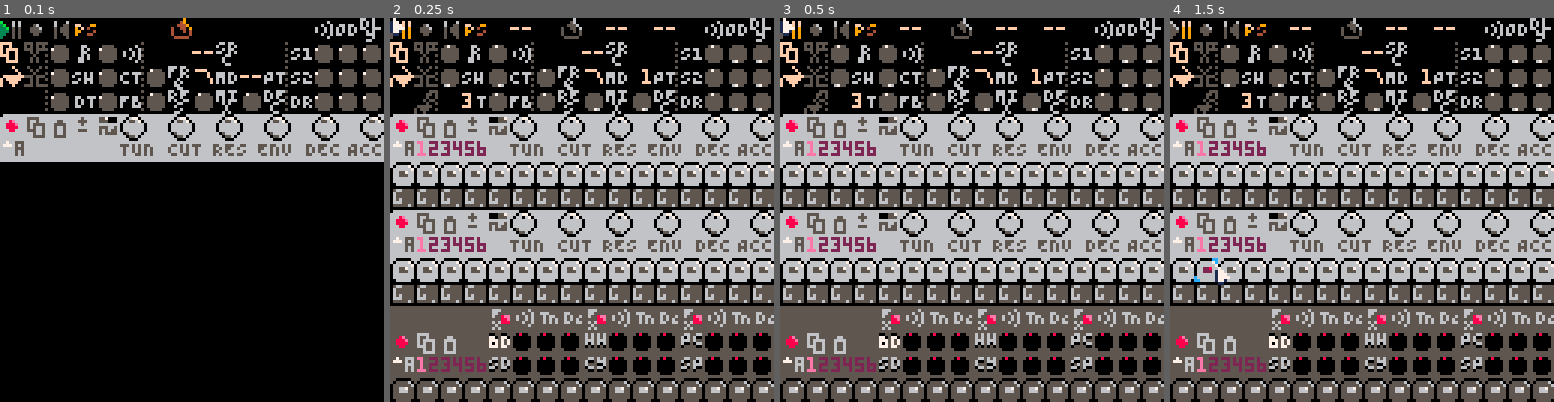
Above: before the commit, frames 1-4 (left to right).
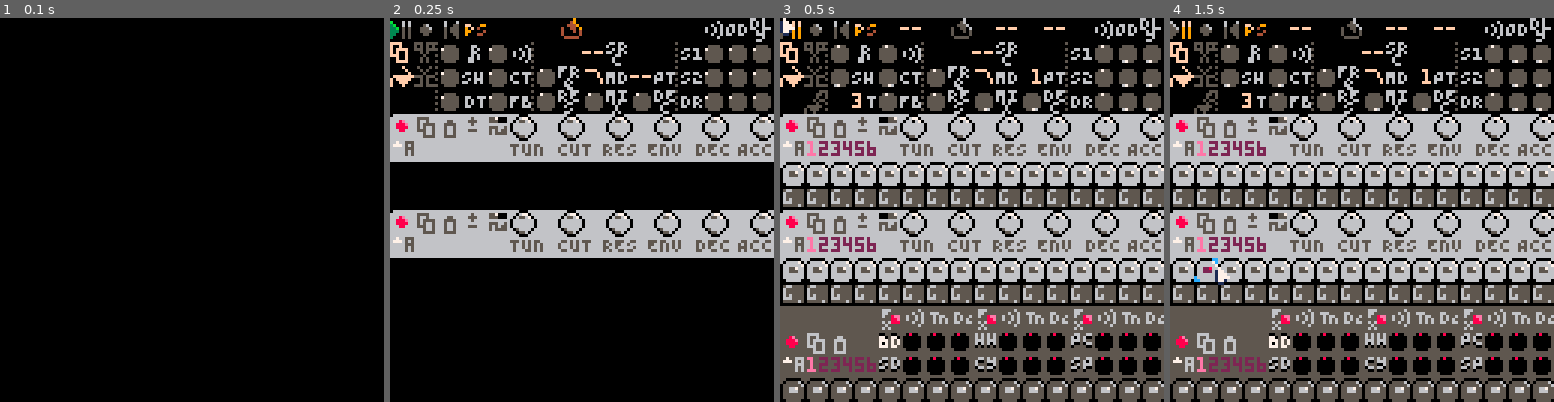
Above: after the commit, the same moments.

Repository: luchak/rp8
Game: PICO-8 cartridge pb-0x.p8
Two runs of this game, one before a commit and one after it. Both use one fixed random seed, a clock stepped at 60 frames per second and the inputs below.
Inputs (mouse positions are in pixels of both pictures, inside the frame that each line leads up to):
- Up to frame 1 (0.1 s): no input
- Up to frame 2 (0.25 s): no input
- Up to frame 3 (0.5 s): tap X (X key) at 0.33 s
- Up to frame 4 (1.5 s): click (1450, 121) at 0.67 s; tap O (Z key) at 0.7 s; tap X (X key) at 1.07 s; click (1216, 267) at 1.22 s

The runs differ from the first frame. In frame 1, 19% of the frame differs, in the area x 0-100%, y 0-38%; in frame 2, 40%, in the area x 0-100%, y 0-100%; in frame 3, nothing differs; in frame 4, nothing differs.

Commit message:
More golfing and script conversion

Diff:
--- a/pb-0x.p8
+++ b/pb-0x.p8
@@ -1356,46 +1356,51 @@
 204)
 
 (foreach (' (
-  "16,8,1,tempo",
-  "32,8,3,level",
-  "32,16,6,compressor threshold",
-  "16,16,2,shuffle",
-  "32,24,5,delay feedback",
-  "48,16,57,filter cutoff",
-  "48,24,58,filter resonance",
-  "64,24,59,filter wet/dry",
-  "80,24,61,filter env decay",
+  (16 8 1 tempo)
+  (32 8 3 level)
+  (32 16 6 "compressor threshold")
+  (16 16 2 shuffle)
+  (32 24 5 "delay feedback")
+  (48 16 57 "filter cutoff")
+  (48 24 58 "filter resonance")
+  (64 24 59 "filter wet/dry")
+  (80 24 61 "filter env decay")
  )) (fn (s) (
-  (hdial (unpack_split $s))
+  (hdial (unpack $s))
  ))
 )
+(let get_set_filt_pat (pack (state_make_get_set_param 60)))
+(add_ui (merge
+ (number_new 80 16 2 "filter pattern" (@ $get_set_filt_pat 1)
+  (fn (s b)
+   ((@ $get_set_filt_pat 2) $s (mid 1 (+ ((@ $get_set_filt_pat 1) $s) $b) (len $svf_pats)))
+  )
+ )
+ (' {drag_amt=0.02})
+))
+(let dts (pack))
+(foreach (' ("" t d)) (fn (suffix) (
+ (for 1 16 (fn (dt) (
+  (if (eq $suffix d) (let dt (+ $dt -1)))
+  (add $dts (cat (cat $dt $suffix) ",0,15"))
+ )))
+)))
+(add_ui (merge
+ (spin_btn_new 16 24 $dts "delay time" (state_make_get_set_param 4))
+ (' {w=3})
+))
+(add_ui (merge
+ (toggle_new 64 16 234 235 "filter lp/bp" (state_make_get_set_param_bool 56 0))
+ (' {click_act=false,drag_amt=0.01})
+))
+(add_ui (spin_btn_new
+ 64 8 (' ("--,0,15" "MA,0,15" "S1,0,15" "S2,0,15" "DR,0,15")) "filter source"
+ (state_make_get_set_param 56 1)
+))
+
+
+(map 0 0 0 0 16 4)
 ))]](add_ui,song_only,hdial)
-
- local get_filt_pat,set_filt_pat=state_make_get_set_param(60)
- local filt_pat_ctl=number_new(80,16,2,'filter pattern',get_filt_pat,function(state,b)
-   set_filt_pat(state,mid(1,get_filt_pat(state)+b,#svf_pats))
-  end)
- filt_pat_ctl.drag_amt=0.02
- add_ui(filt_pat_ctl)
-
- local dts={}
- for suffix in all(split(',t,d')) do
-  for dt in all(split('1,2,3,4,5,6,7,8,9,10,11,12,13,14,15,16')) do
-   if (suffix=='d') dt-=1
-   add(dts,dt..suffix..',0,15')
-  end
- end
- local dt_btn=spin_btn_new(16,24,dts,'delay time',state_make_get_set_param(4))
- dt_btn.w=3
- add_ui(dt_btn)
-
- local filt_toggle=toggle_new(64,16,234,235,'filter lp/bp',state_make_get_set_param_bool(56,0))
- filt_toggle.click_act=false
- filt_toggle.drag_amt=0.01
- add_ui(filt_toggle)
- add_ui(
-  spin_btn_new(64,8,parse[[("--,0,15","MA,0,15","S1,0,15","S2,0,15","DR,0,15")]],'filter source',state_make_get_set_param(56,1))
- )
 
  for syn,sd in pairs(parse[[{b0={y=8,tt="synth 1 "},b1={y=16,tt="synth 2 "},dr={y=24, tt="drums "}}]]) do
   local base_idx=syn_base_idx[syn]
@@ -1432,8 +1437,6 @@
    end
   )
  )
-
- map(unpack_split'0,0,0,0,16,4')
 end
 
 __gfx__
--- a/utils.lua
+++ b/utils.lua
@@ -87,32 +87,23 @@
  end
 end
 
-function is_num(c)
- return (c>='0' and c<='9') or c=='.' or c=='-'
-end
-
-function is_id(c)
- return not (is_sep(c) or c=='}' or c==')' or  c=='')
-end
-
-function is_sep(c)
- return c==' ' or c=='\n' or c=='\t' or c==','
-end
-
-function consume(r,test,c)
- local s=''
- c=c or ''
- repeat
-  if (c=='\\') c=chr(ord(r())-35)
-  s..=c
-  c=r()
- until not test(c)
- return s
-end
+function mkmatch(s,inv)
+ return function(c)
+  for i=1,#s do
+   if (c==sub(s,i,i)) return not inv
+  end
+  return inv
+ end
+end
+
+is_num=mkmatch'0123456789.-'
+is_id=mkmatch(' \r\n\t,)}',true)
+is_sep=mkmatch' \r\n\t,'
 
 function parse(s)
  local p=0
- local read=function(d)
+
+ local function read(d)
   p+=d or 1
   if p>0x6000 then
    s=sub(s,0x4001)
@@ -121,6 +112,16 @@
   return sub(s,p,p)
  end
 
+ local function consume(test)
+  local s,c='',''
+  repeat
+   if (c=='\\') c=chr(ord(read())-35)
+   s..=c
+   c=read()
+  until not test(c)
+  return s
+ end
+
  local function _parse()
   local c
   local function skip()
@@ -128,9 +129,9 @@
   end
   skip()
   if c=='"' then
-   return consume(read,function (c) return c!='"' end)
+   return consume(mkmatch('"',true))
   elseif is_num(c) then
-   local s=consume(read,is_num,c)
+   local s=c..consume(is_num)
    read(-1)
    return tonum(s)
   elseif c=='(' then
@@ -146,15 +147,14 @@
    repeat
     skip()
     if (c=='}') return t
-    local k=consume(read,function (c) return c!='=' end,c)
-    k=tonum(k) or k
-    t[k]=_parse()
+    local k=c..consume(mkmatch('=',true))
+    t[tonum(k) or k]=_parse()
    until false
   elseif c=='`' then
    return _eval_scope(_parse(),{})
   else
    -- allow (most) bare strings
-   local s=consume(read,is_id,c)
+   local s=c..consume(is_id)
    read(-1)
    if (s=='true') return true
    if (s=='false') return false
@@ -169,6 +169,7 @@
 function eq(a1,a2) return a1==a2 end
 function gt(a1,a2) return a1>a2 end
 function cat(a1,a2) return a1..a2 end
+function len(a1) return #a1 end
 
 function _eval_scope(ast,locals)
  local builtins={
@@ -213,16 +214,16 @@
   end
 
   cmd=eval_node(cmd)
+  if type(cmd)=='string' then
+   cmd=lookup(cmd)
+  end
+
   local vals={}
   for i=2,#node do
    local ret={eval_node(node[i])}
    for rv in all(ret) do
     add(vals,rv)
    end
-  end
-
-  if type(cmd)=='string' then
-   cmd=lookup(cmd)
   end
 
   if type(cmd)=='function' then
